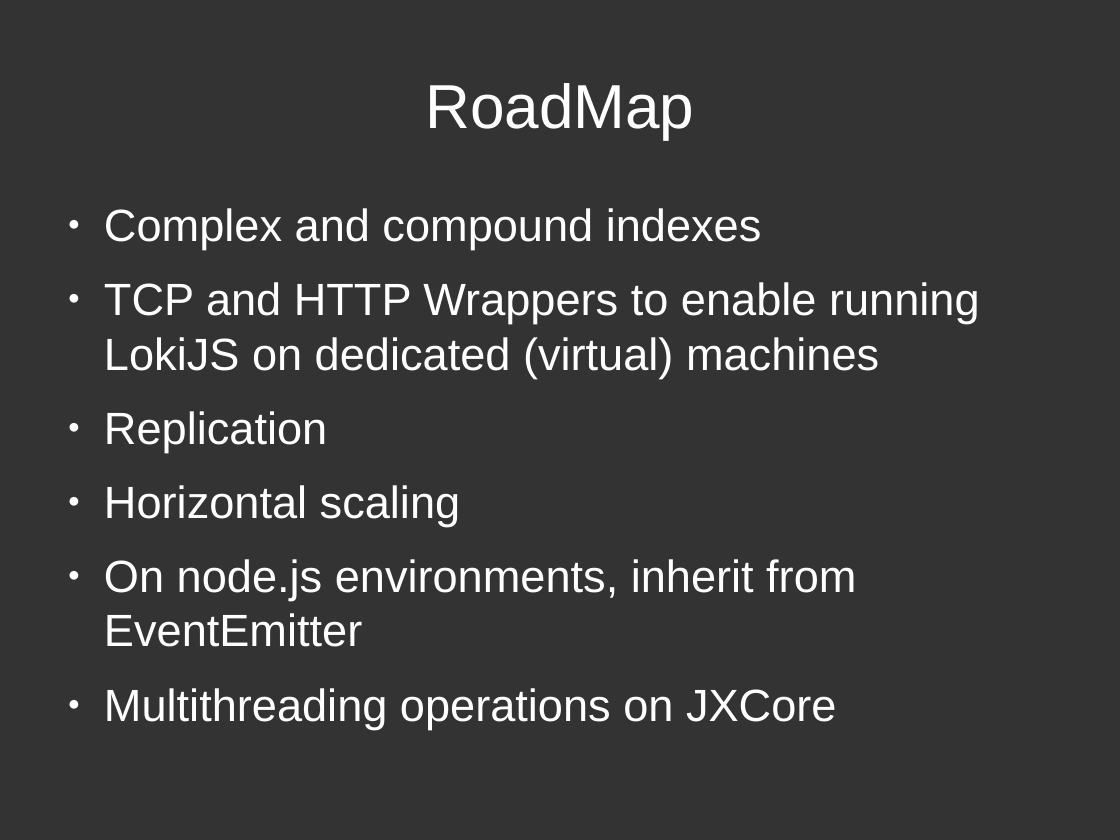
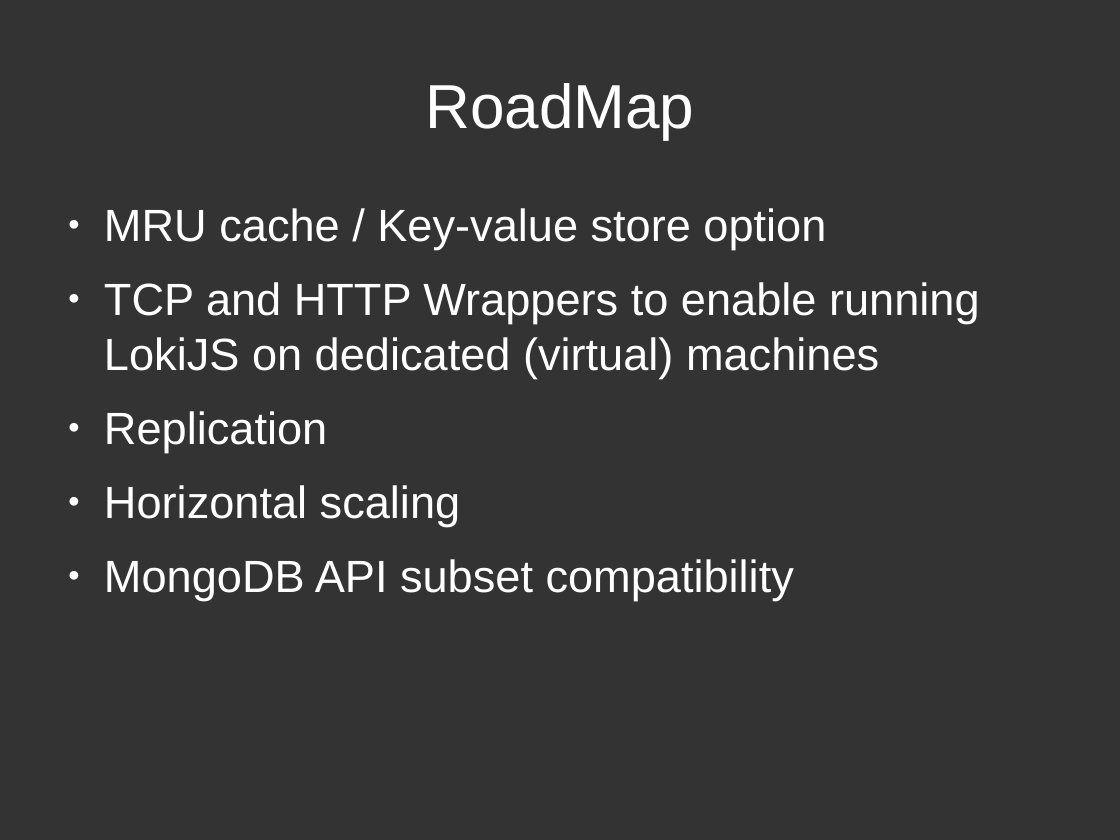
Before and after one commit to techfort/LokiJS, a slide deck: slide 15 of docs/lokijs.odp (slide 13 before the commit). Drawn at 1120x840 pixels with LibreOffice and Linux fonts; fonts in the diff are those of the drawing. Boxes give left, top, right and bottom in pixels: in the first picture for what was removed or moved away, otherwise in the second. Text is boxed around its words. In the diff, an @@ line names an element or a change of style, - is before the commit and + after.

```diff
--- a/docs/lokijs.odp
+++ b/docs/lokijs.odp
@@ text at (104,208,826,250): text changed @@
-● Complex and compound indexes
+● MRU cache / Key-value store option
@@ text at (104,559,794,601): text changed @@
-● On node.js environments, inherit from EventEmitter
-● Multithreading operations on JXCore
+● MongoDB API subset compatibility
```
Also in this commit, not shown: 4 other slides changed, 2 slides added.
